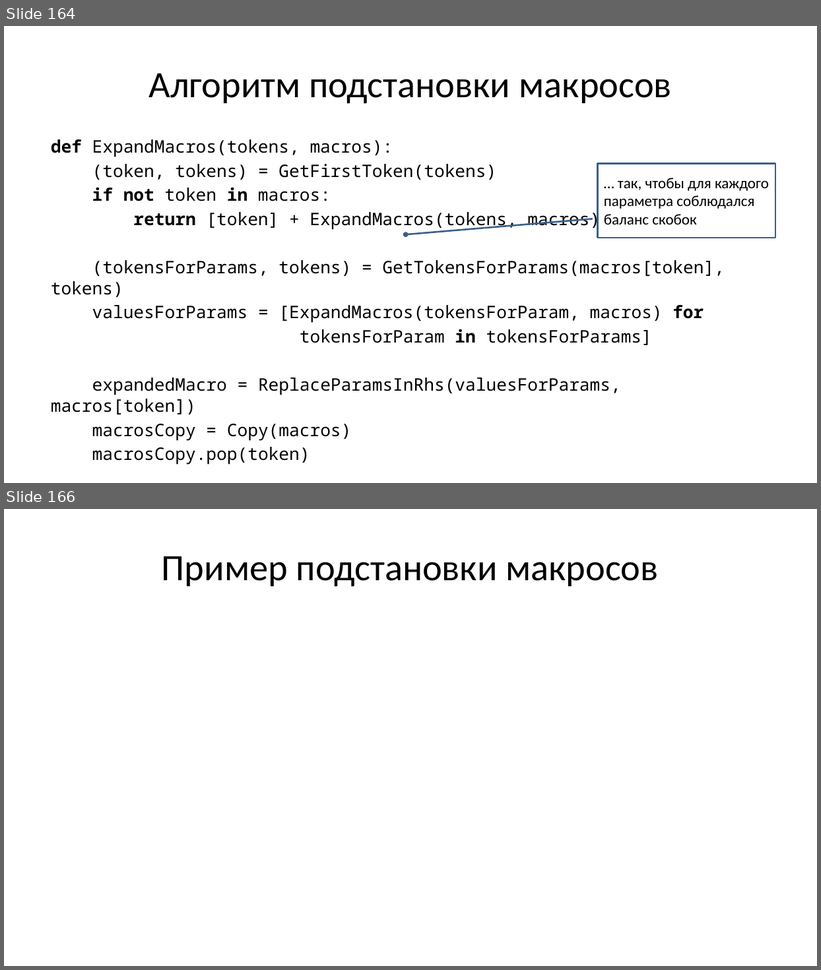
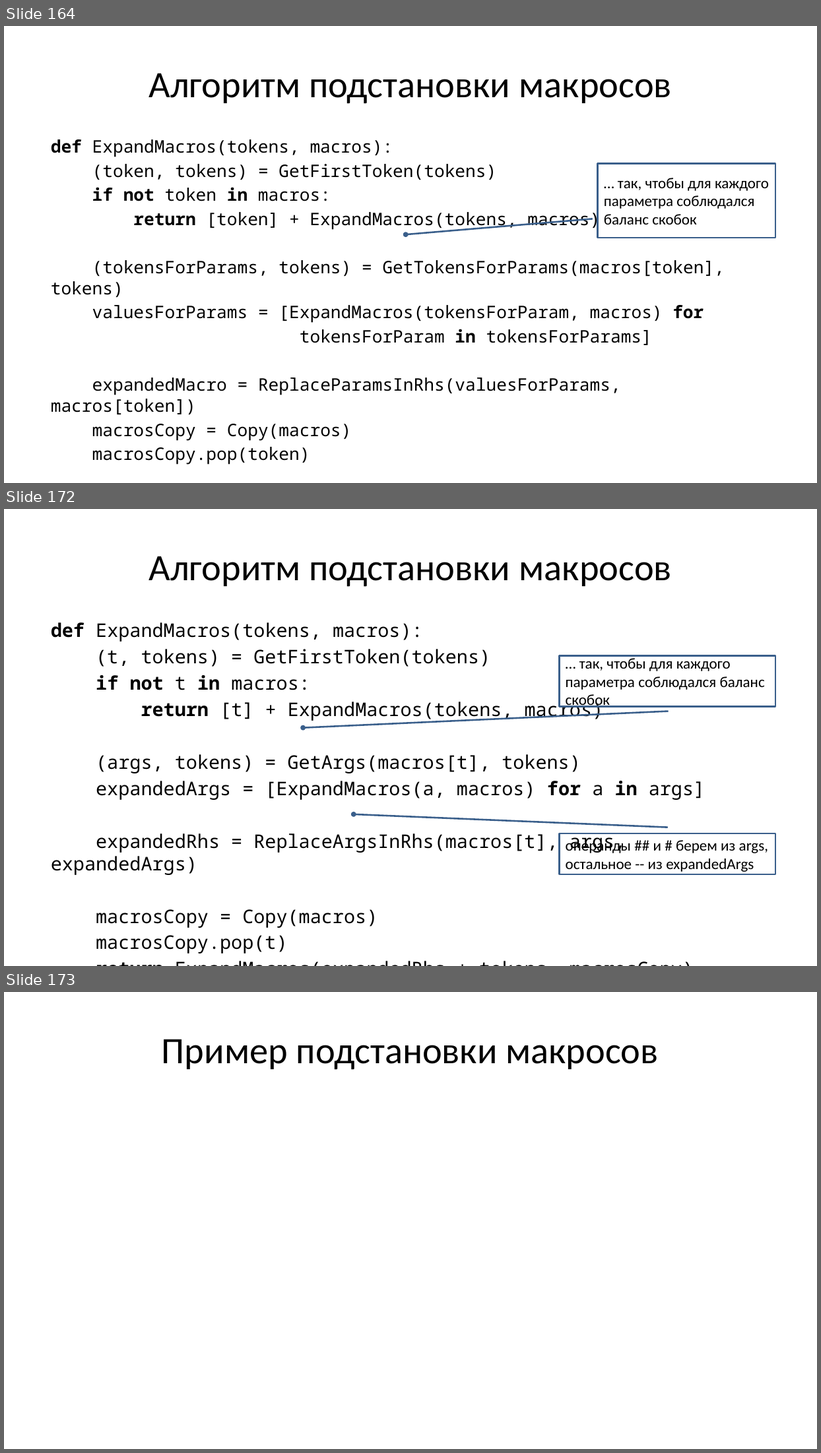
Before and after one commit to Evgueni-Petrov-aka-espetrov/Algorithms-and-Programming-in-C-pptx, a slide deck: 25 Препроцессор языка Си.pptx. Shown one above the other, each under a label of ours: slides 164 and 166 before the commit, slides 164, 172 and 173 after it; the slides between them are not shown. The pictures are 821x970 and 821x1453 pixels, drawn with LibreOffice and Linux fonts; fonts in the diff are those of the drawing. Boxes give left, top, right and bottom in pixels: in the first picture for what was removed or moved away, otherwise in the second. Text is boxed around its words. In the diff, an @@ line names an element or a change of style, - is before the commit and + after.

Commit message:
уточнил expand macros, добавил примеры с ## и #

```diff
--- a/25 Препроцессор языка Си.pptx
+++ b/25 Препроцессор языка Си.pptx
@@ slide 172 added at [4,509,817,966], background #FFFFFF @@
@@ title added at [149,556,672,587], 44 pt, text #000000 @@
+Алгоритм подстановки макросов
@@ text added at [51,623,705,954], 22.2 pt, text #000000 @@
+def ExpandMacros(tokens, macros):
+(t, tokens) = GetFirstToken(tokens)
+if not t in macros:
+return [t] + ExpandMacros(tokens, macros)
+(args, tokens) = GetArgs(macros[t], tokens)
+expandedArgs = [ExpandMacros(a, macros) for a in args]
+expandedRhs = ReplaceArgsInRhs(macros[t], args, expandedArgs)
+macrosCopy = Copy(macros)
+macrosCopy.pop(t)
+return ExpandMacros(expandedRhs + tokens, macrosCopy)
@@ border callout added at [560,656,776,706], outline #3A5F8C 2 pt, 18 pt, text #000000 @@
+… так, чтобы для каждого параметра соблюдался баланс скобок
@@ border callout added at [560,834,776,875], outline #3A5F8C 2 pt, 18 pt, text #000000 @@
+операнды ## и # берем из args, остальное -- из expandedArgs
@@ what was slide 166 is now slide 173 @@
```
Also in this commit, not shown: 1 slide changed, 8 other slides added.
